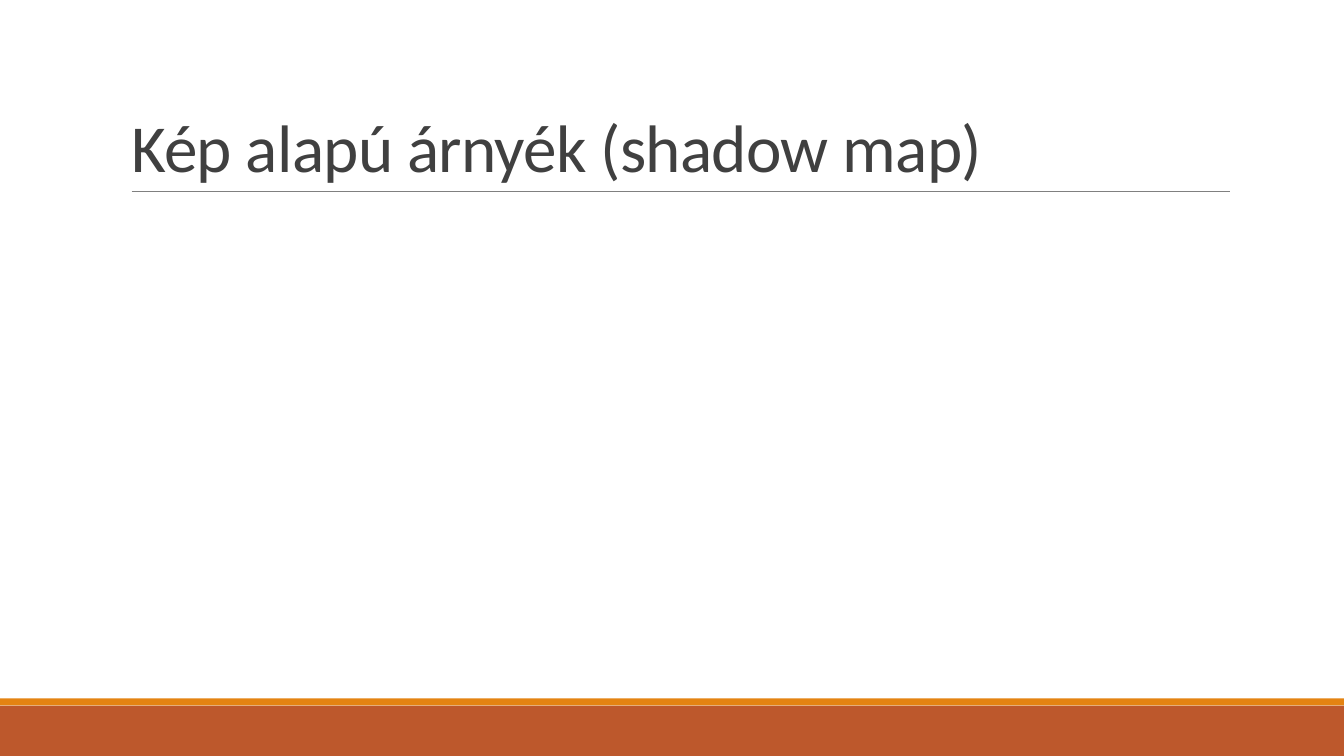
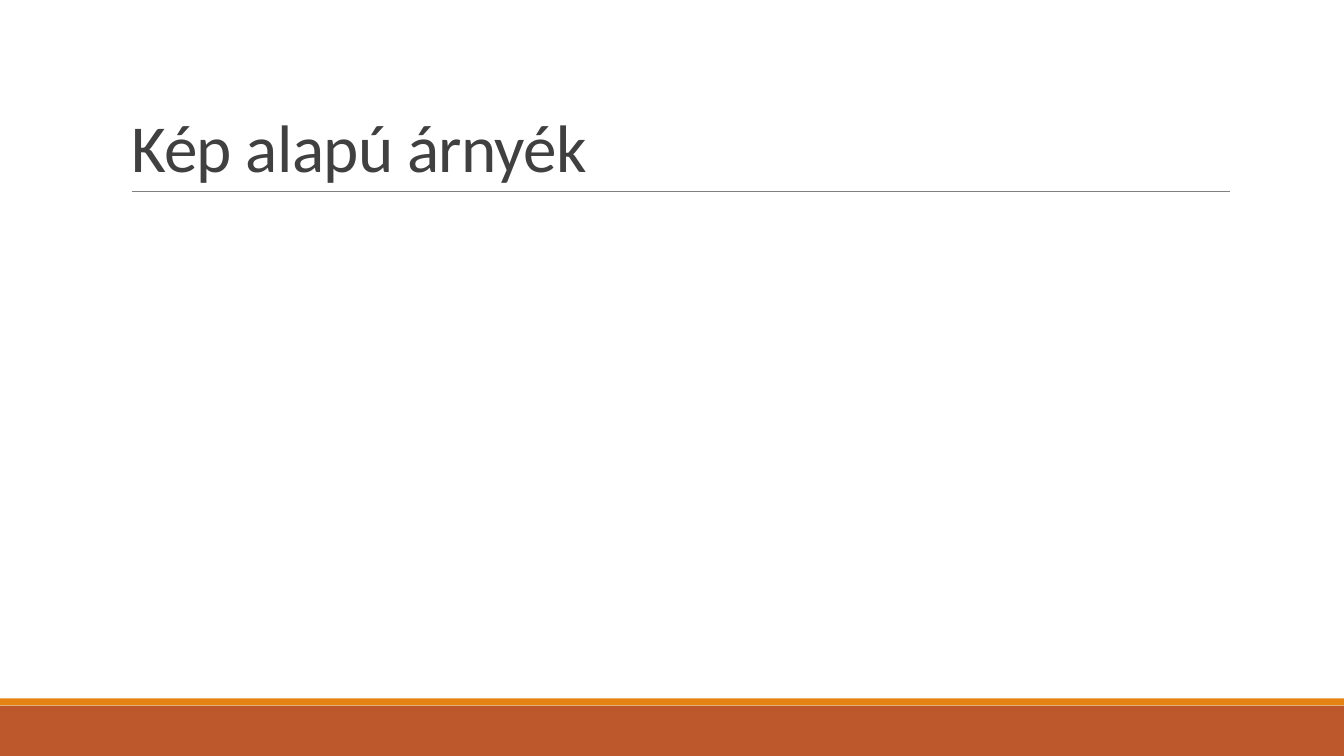
Before and after one commit to asylum2010/Asylum-s-ELTE-Exercises, a slide deck: slide 3 of GFX_EA_02.pptx. Drawn at 1344x756 pixels with LibreOffice and Linux fonts; fonts in the diff are those of the drawing; grey boxes stand for pictures. Boxes give left, top, right and bottom in pixels: in the first picture for what was removed or moved away, otherwise in the second. Text is boxed around its words. In the diff, an @@ line names an element or a change of style, - is before the commit and + after.

Commit message:
shadow mapping prez 2

```diff
--- a/GFX_EA_02.pptx
+++ b/GFX_EA_02.pptx
@@ title at box(131, 125, 587, 183): text changed @@
-Kép alapú árnyék (shadow map)
+Kép alapú árnyék
```
Also in this commit, not shown: 6 slides added, 1 slide removed, 1 other file.
